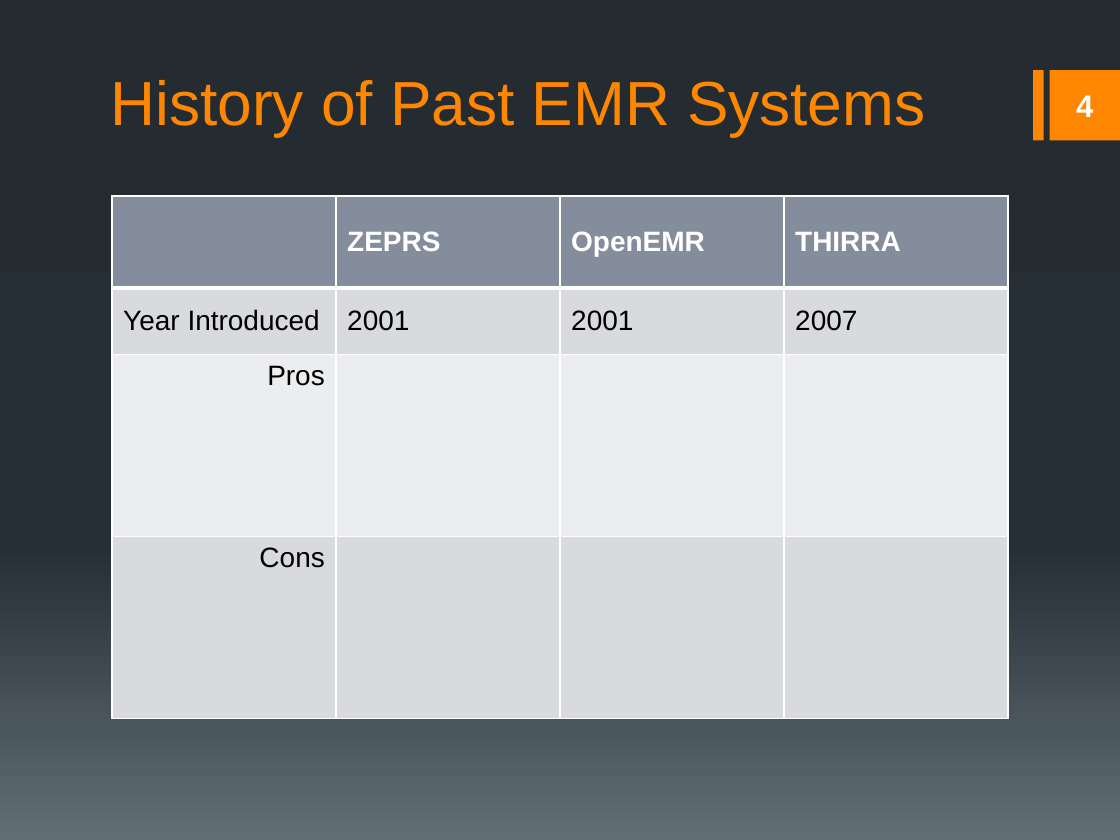
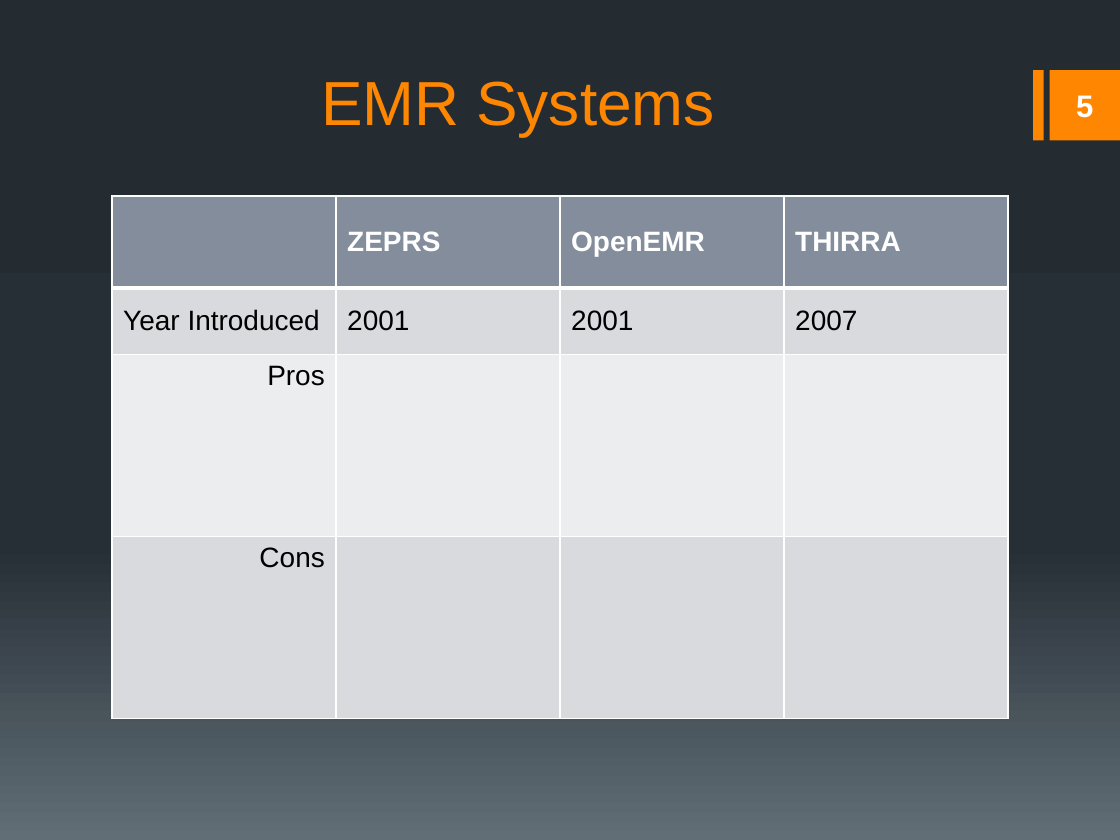
Before and after one commit to rmkane/semrs, a slide deck: slide 5 of Documentation/Final_Presentation.pptx (slide 4 before the commit). Drawn at 1120x840 pixels with LibreOffice and Linux fonts; fonts in the diff are those of the drawing. Boxes give left, top, right and bottom in pixels: in the first picture for what was removed or moved away, otherwise in the second. Text is boxed around its words. In the diff, an @@ line names an element or a change of style, - is before the commit and + after.

```diff
--- a/Documentation/Final_Presentation.pptx
+++ b/Documentation/Final_Presentation.pptx
@@ title at <box>321,81,714,136</box>: text changed @@
-History of Past EMR Systems
+EMR Systems
@@ page number at <box>1076,95,1093,118</box>: text changed @@
-4
+5
```
Also in this commit, not shown: 7 other slides changed, 2 slides added, 1 other file.
